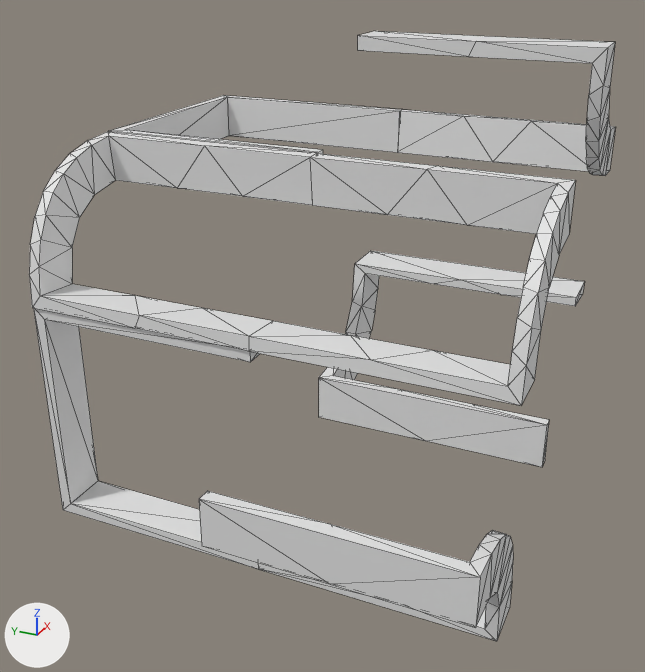
The OBJ model data/bmc/SET_4W2C/t_354.obj: old version first, new version second.
One viewpoint serves both versions: a 50 mm lens placed at (-1.595, -0.729, 0.703), pointed at (-0.029, -0.024, -0.08). The lights are fixed; the arrows at lower left show +X, +Y and +Z. Mesh edges are drawn as thin lines. Where no turn or scale is listed for an object, it has been applied to the vertices.

Objects in the first picture: 't_354'.
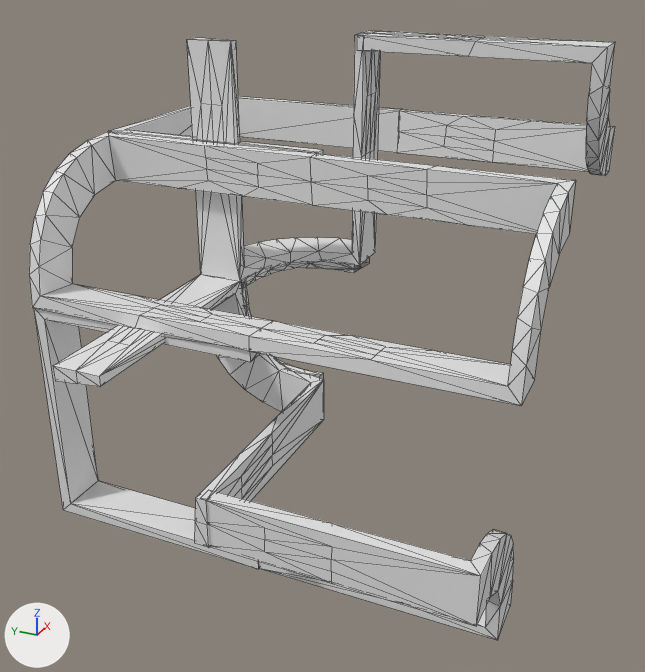
Changed parts and their boxes (x1, y1, x2, y2) in the pictures (645 x 672 px):
't_354', reshaped: before (29, 31, 616, 641); after (29, 31, 615, 640)
part 1 of me_t_354, rebuilt: before (199, 491, 513, 641); after (207, 492, 514, 640)
part 2 of me_t_354, added: after (53, 31, 381, 548)
part 3 of me_t_354, added: after (357, 31, 615, 176)
part 4 of me_t_354, deleted: before (319, 31, 616, 467)
part 5 of me_t_354, built on: (42, 136, 558, 386) in both

Diff of the bpy script that builds the scene:
```diff
--- a/data/bmc/SET_4W2C/t_354.obj.py
+++ b/data/bmc/SET_4W2C/t_354.obj.py
@@ me_t_354 @@
 # used by ob_t_354; location = (0.0, 0.0, 0.0)
-me_t_354.from_pydata(...)  # 245 vertices, 474 faces; spans x -0.5..0.5, y -0.5..0.5, z -0.5..0.5
+me_t_354.from_pydata(...)  # 591 vertices, 1136 faces; spans x -0.5..0.5, y -0.5..0.5, z -0.501..0.501
+# me_t_354 part 1: the loose piece of 44 vertices spanning x -0.5..-0.2, y -0.5..0.0, z -0.5..-0.2 is rebuilt with 72 vertices and now spans x -0.496..-0.196, y -0.5..0.0, z -0.501..-0.201
+# me_t_354 part 2: a new loose piece of 276 vertices spanning x -0.5..0.301, y -0.014..0.287, z -0.301..0.5
+# me_t_354 part 3: a new loose piece of 72 vertices spanning x 0.196..0.496, y -0.5..0.0, z 0.201..0.501
+# me_t_354 part 4
+# 86 vertices are removed from x 0.004..0.5, y -0.5..0.0, z -0.299..0.5
+# 168 faces are deleted
+# me_t_354 part 5
+# 38 faces are deleted
+# 30 vertices are added at x -0.279..-0.004, y -0.25..0.25, z -0.001..0.274
+# 12 new vertices lie (0.0, 0.125, 0.0) away from vertices in x -0.279..-0.004, y -0.25..0.125, z -0.001..0.274
+# 9 new vertices lie (0.0, 0.118, 0.0) away from vertices in x -0.278..-0.027, y -0.237..0.119, z 0.022..0.273
+# 5 new vertices lie (0.0, 0.119, 0.0) away from vertices in x -0.254..-0.027, y -0.119..0.119, z 0.024..0.273
+# 152 new faces join them
```
